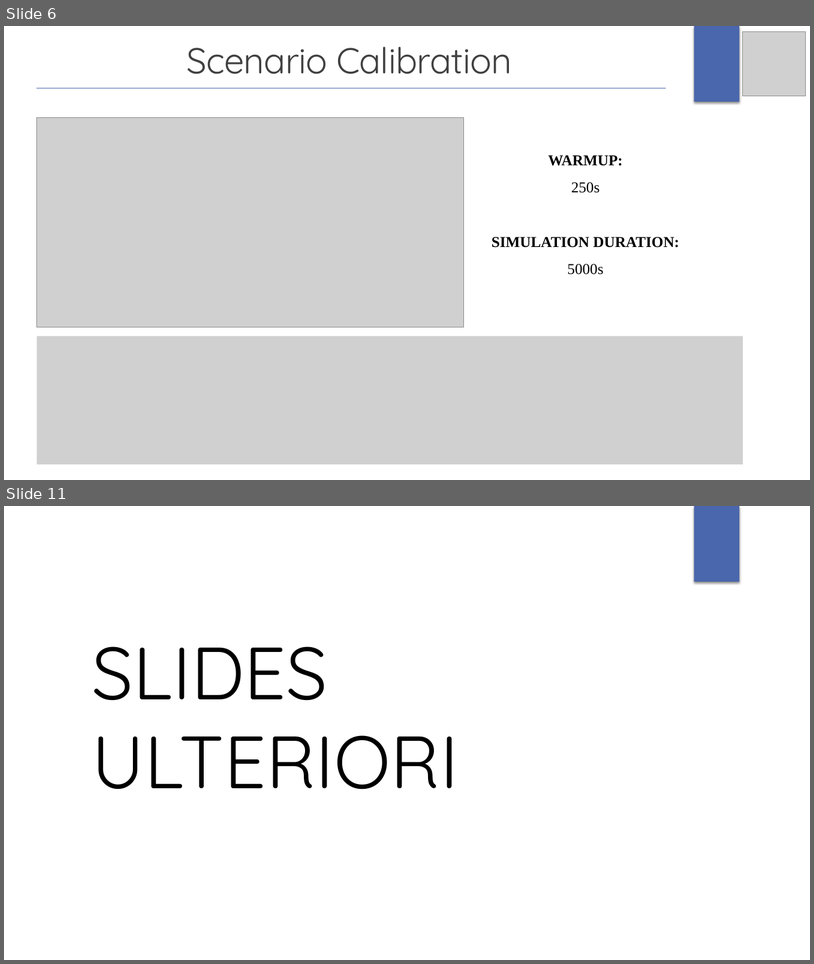
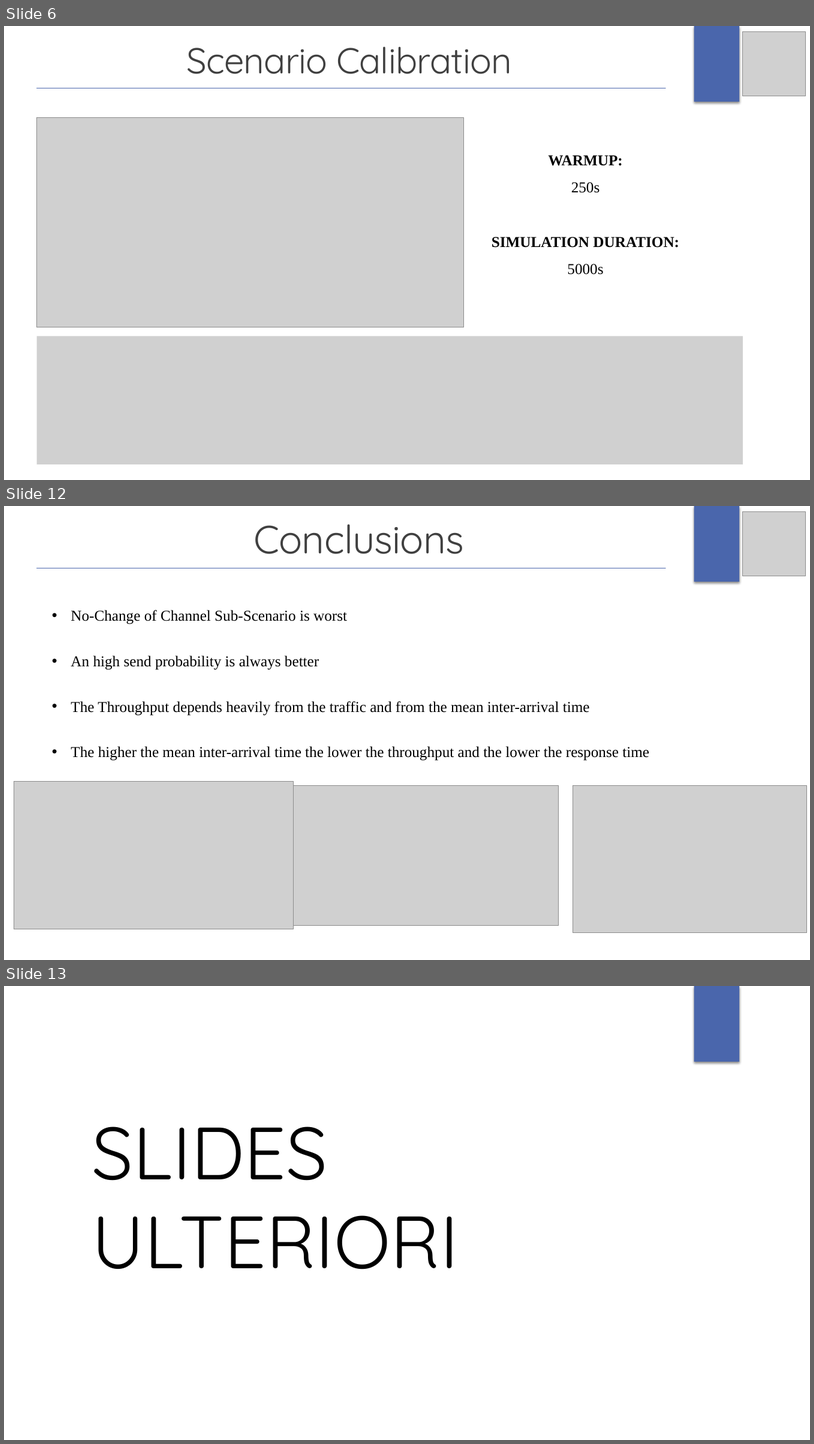
Before and after one commit to gerti98/PerformanceEvaluationGroupProject, a slide deck: Project Presentation/ProjectPresentation.pptx. Shown one above the other, each under a label of ours: slides 6 and 11 before the commit, slides 6, 12 and 13 after it; the slides between them are not shown. The pictures are 814x964 and 814x1444 pixels, drawn with LibreOffice and Linux fonts; fonts in the diff are those of the drawing; grey boxes stand for pictures. Boxes give left, top, right and bottom in pixels: in the first picture for what was removed or moved away, otherwise in the second. Text is boxed around its words. In the diff, an @@ line names an element or a change of style, - is before the commit and + after.

Commit message:
Doc updated: other conclusions added. Presentation updated.

```diff
--- a/Project Presentation/ProjectPresentation.pptx
+++ b/Project Presentation/ProjectPresentation.pptx
@@ slide 12 added at (4, 506, 810, 960), background #FFFFFF; not listed: 1 template element that a slide beside it also shows @@
@@ picture added at (743, 511, 806, 576) @@
@@ text added at (254, 524, 464, 554), 46.8 pt, text #404040 @@
+Conclusions
@@ line added from (36, 568) to (666, 568), #4A66AC 0.75 pt @@
@@ text added at (71, 610, 650, 760), 18 pt, text #000000 @@
+• No-Change of Channel Sub-Scenario is worst
+• An high send probability is always better
+• The Throughput depends heavily from the traffic and from the mean inter-arrival time
+• The higher the mean inter-arrival time the lower the throughput and the lower the response time
@@ picture added at (14, 781, 294, 929) @@
@@ picture added at (294, 785, 559, 925) @@
@@ picture added at (573, 785, 807, 932) @@
@@ what was slide 11 is now slide 13 @@
```
Also in this commit, not shown: 5 slides changed, 9 other slides added, 2 slides removed, 15 other files.
